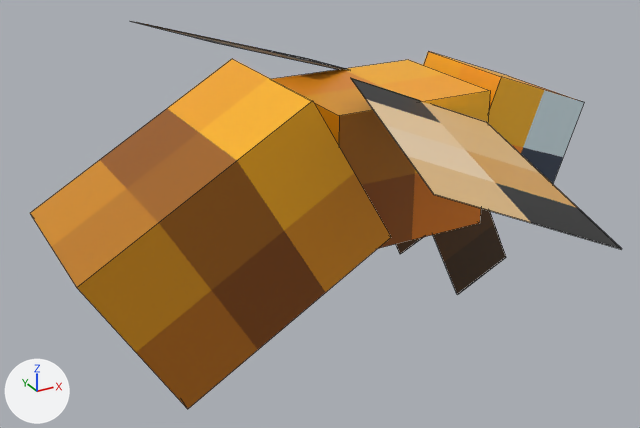
Renders of the Blender file subgames/zeus/mods/zeus_default/models/bee_model.blend from each side of a commit.
One viewpoint serves both versions: a camera (50 mm lens) standing at (-2.79, -5.14, 3.67) and looking at (0.03, -0.01, 1.11). Every picture has the same lights, and +X, +Y and +Z are marked at lower left. Mesh edges are drawn as thin lines.
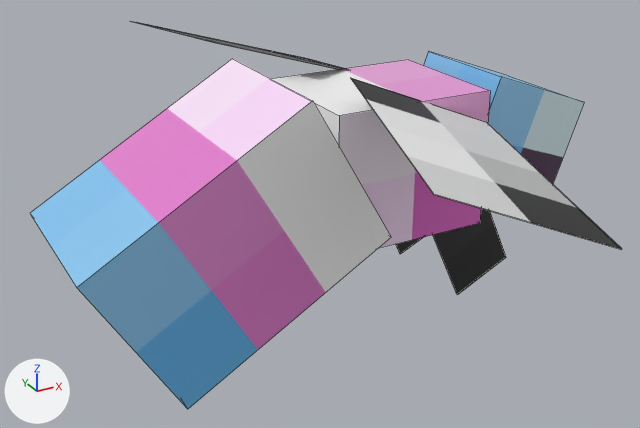
Changed parts and their boxes (x1, y1, x2, y2) in the pictures (640 x 428 px):
'Cube', surface changed: (30, 30, 579, 409) in both

Diff of the bpy script that builds the scene:
```diff
--- a/subgames/zeus/mods/zeus_default/models/bee_model.blend.py
+++ b/subgames/zeus/mods/zeus_default/models/bee_model.blend.py
@@ img_bee_shiny_png @@
+img_bee_shiny_png = load_image('bee_shiny.png', '../textures/entity/bee_shiny.png', 16, 16, 'sRGB')
@@ mat_material @@
 mat_material = principled_material('Material')
-mat_material.texture = img_bee_png
+mat_material.texture = img_bee_shiny_png
 mat_material.roughness = 0.4
```
